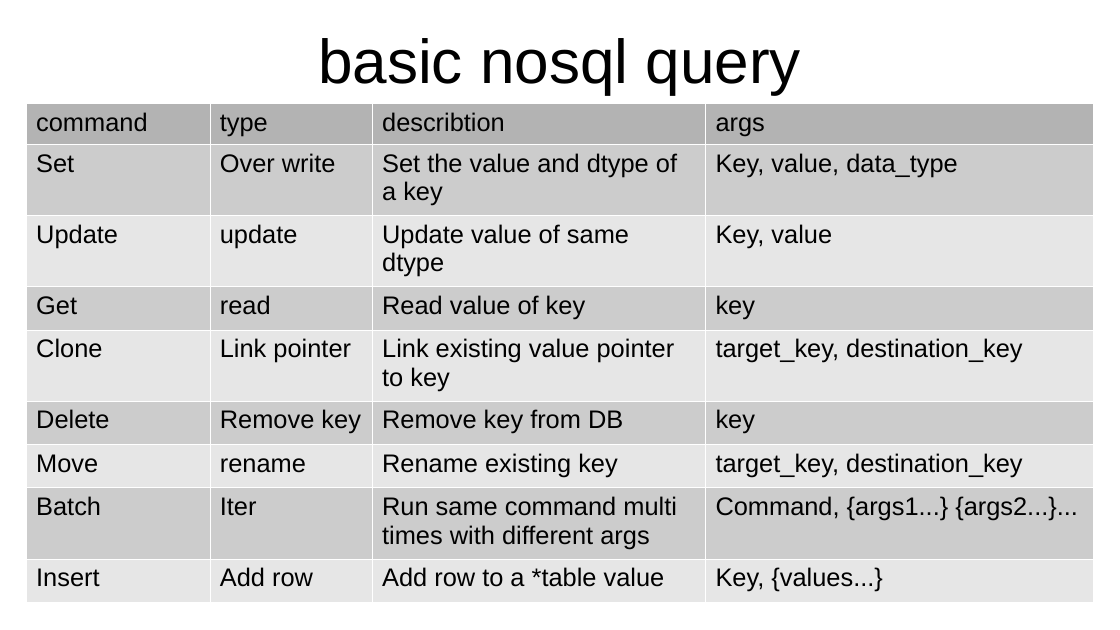
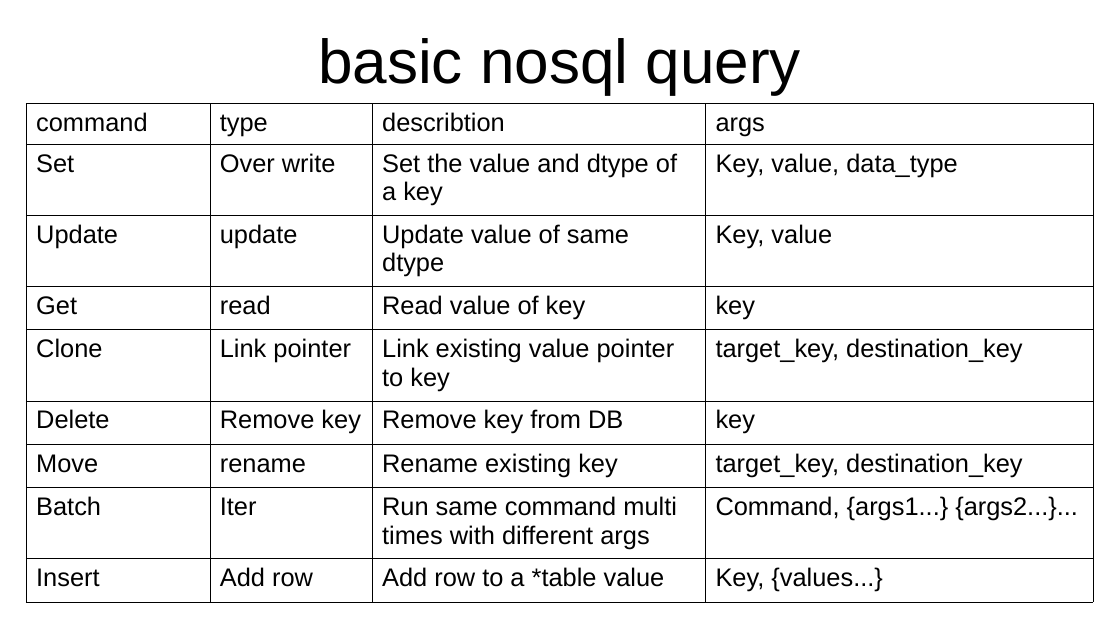
Before and after one commit to YC-Lammy/DejavuDB, a slide deck: slide 11 of doc/concept.odp (slide 9 before the commit). Drawn at 1120x630 pixels with LibreOffice and Linux fonts; fonts in the diff are those of the drawing. Boxes give left, top, right and bottom in pixels: in the first picture for what was removed or moved away, otherwise in the second. Text is boxed around its words. In the diff, an @@ line names an element or a change of style, - is before the commit and + after.

```diff
--- a/doc/concept.odp
+++ b/doc/concept.odp
@@ table at [26,104,1094,596] @@
@@ fill #B3B3B3 to none in row 1 @@
@@ fill #CCCCCC to none in 16 cells @@
@@ fill #E6E6E6 to none in 16 cells @@
@@ borders changed @@
```
Also in this commit, not shown: 7 other slides changed, 2 slides added, 7 other files.
